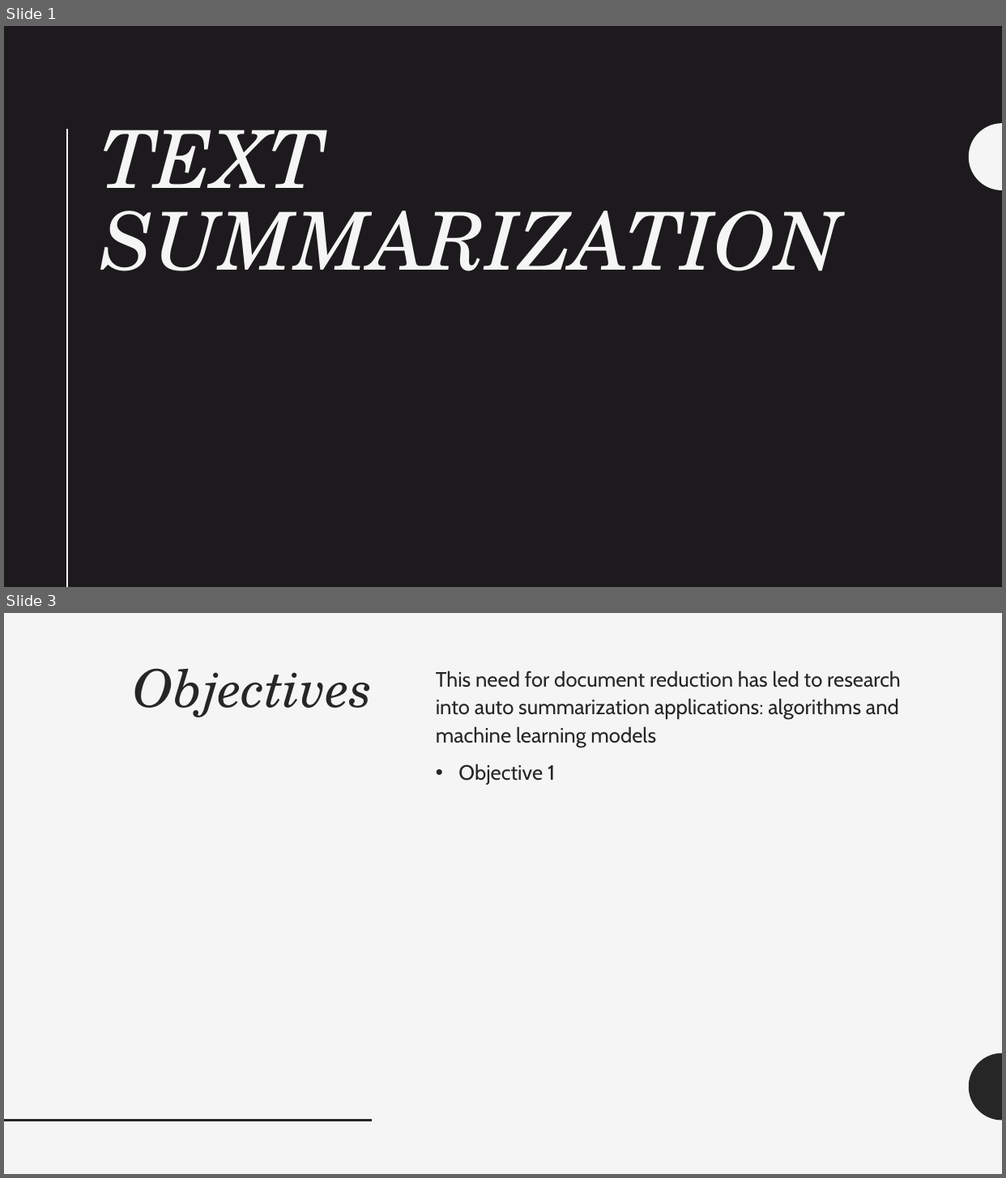
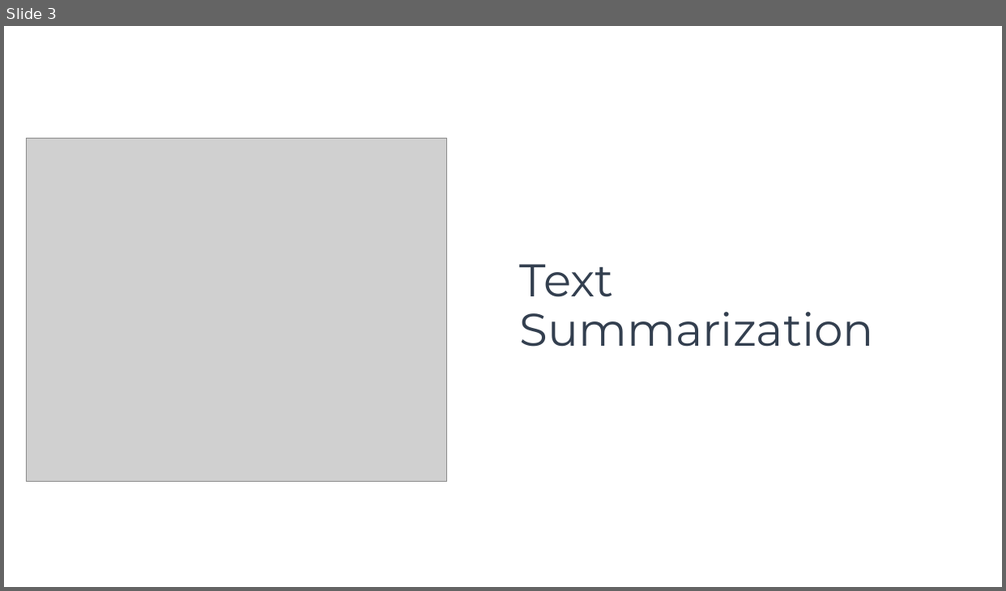
Before and after one commit to mhserry/F21AA, a slide deck: CW2/Submission/Text Summarization.pptx. Shown one above the other, each under a label of ours: slides 1 and 3 before the commit, slide 3 after it; the slides between them are not shown. The pictures are 1006x1178 and 1006x591 pixels, drawn with LibreOffice and Linux fonts; fonts in the diff are those of the drawing; grey boxes stand for pictures. Boxes give left, top, right and bottom in pixels: in the first picture for what was removed or moved away, otherwise in the second. Text is boxed around its words. In the diff, an @@ line names an element or a change of style, - is before the commit and + after.

```diff
--- a/CW2/Submission/Text Summarization.pptx
+++ b/CW2/Submission/Text Summarization.pptx
@@ slide 3 removed at box(4, 613, 1002, 1174), background #F5F5F5 @@
@@ title removed at box(133, 668, 373, 717) @@
-Objectives
@@ text removed at box(436, 671, 901, 785) @@
-This need for document reduction has led to research into auto summarization applications: algorithms and machine learning models
-• Objective 1
@@ freeform shape removed at box(969, 1053, 1002, 1121) @@
@@ line removed from (4, 1121) to (373, 1121) @@
@@ what was slide 1 is now slide 3 @@
@@ slide 3 changed as well @@
@@ background #1D1A1D to #FFFFFF @@
@@ picture added at box(27, 139, 447, 482) @@
@@ line removed from (68, 130) to (68, 587) @@
@@ freeform shape removed at box(969, 123, 1002, 190) @@
@@ title "Text Summarization" at box(520, 264, 874, 347): vertical alignment top to middle @@
@@ title at box(520, 264, 874, 347): text changed; size 77 to 44 pt; font TeX Gyre Schola to Montserrat; text colour #F5F5F5 to #333F50; italic off @@
-TEXT SUMMARIZATION
+Text Summarization
```
Also in this commit, not shown: 1 other slide changed, 24 slides added, 7 other slides removed, 3 other files.
